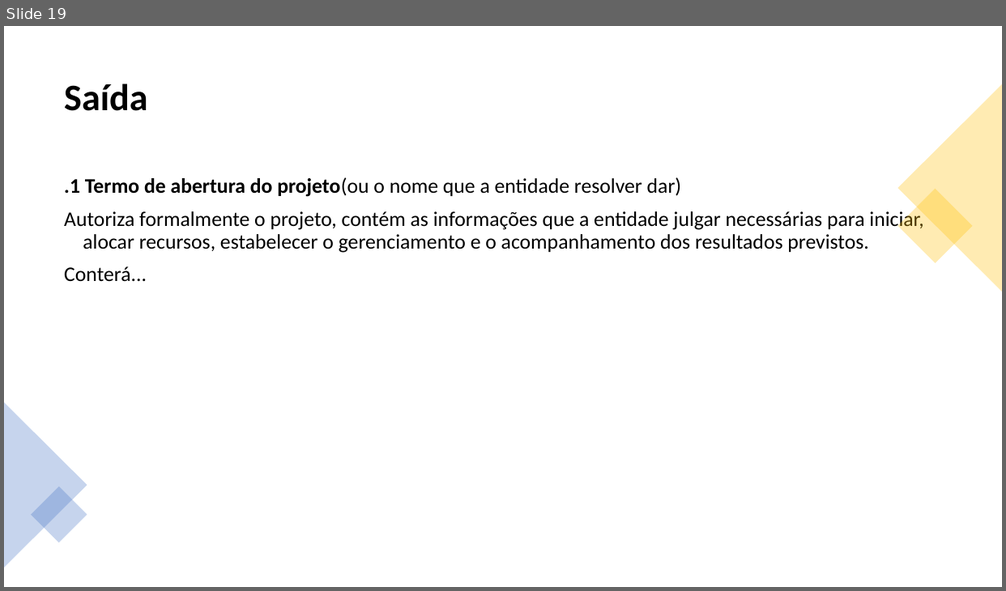
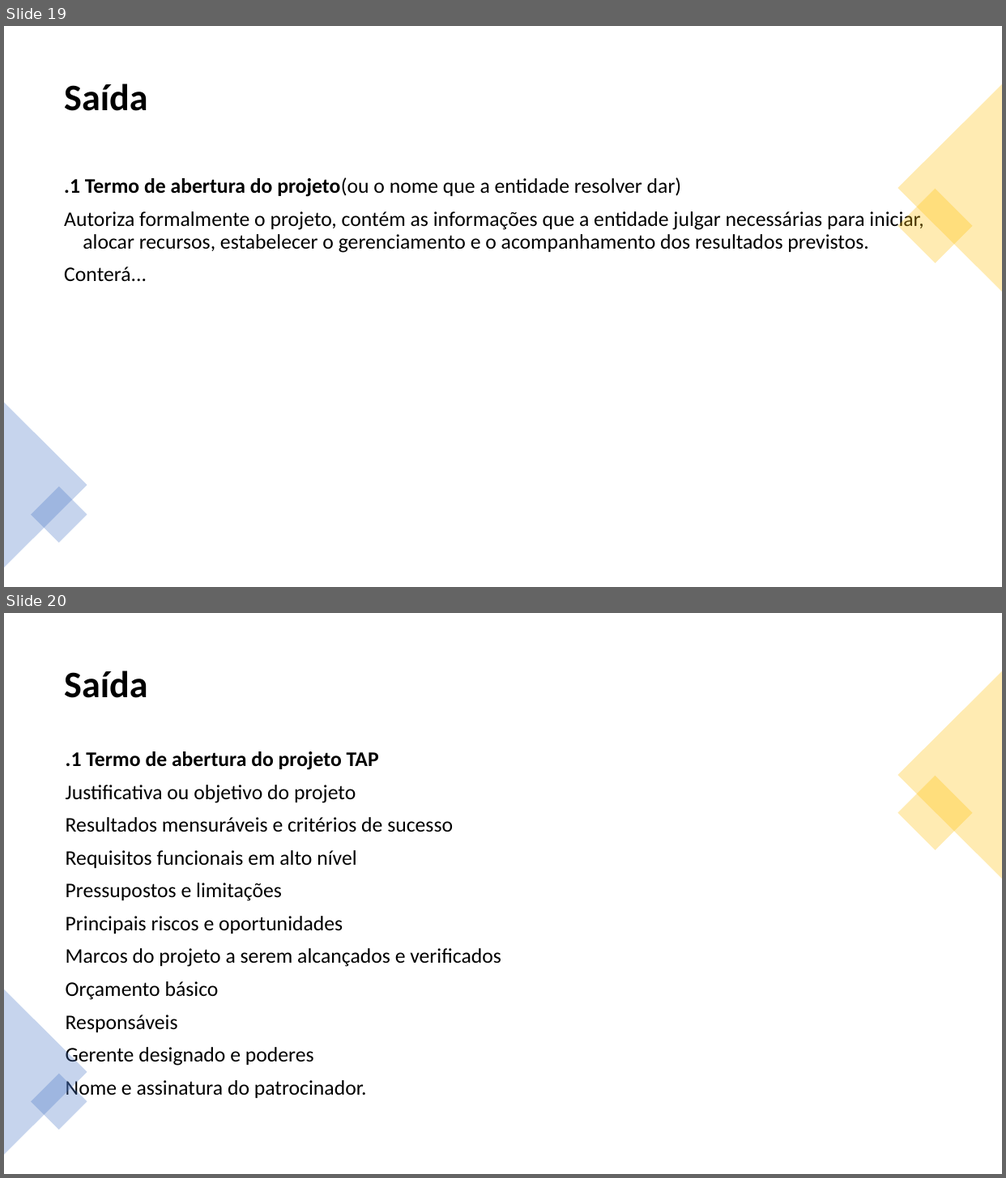
Before and after one commit to jharbes/ADMINISTRACAO-DE-REDES, a slide deck: RELATORIO PROVA P2/relatorio-pmbok-capitulo4-jharbes.pptx. Shown one above the other, each under a label of ours: slide 19 before the commit, slides 19 and 20 after it. The pictures are 1006x591 and 1006x1178 pixels, drawn with LibreOffice and Linux fonts; fonts in the diff are those of the drawing. Boxes give left, top, right and bottom in pixels: in the first picture for what was removed or moved away, otherwise in the second. Text is boxed around its words. In the diff, an @@ line names an element or a change of style, - is before the commit and + after.

```diff
--- a/RELATORIO PROVA P2/relatorio-pmbok-capitulo4-jharbes.pptx
+++ b/RELATORIO PROVA P2/relatorio-pmbok-capitulo4-jharbes.pptx
@@ slide 20 added at (x1=4, y1=613, x2=1002, y2=1174), background #FFFFFF @@
@@ title added at (x1=64, y1=671, x2=147, y2=698), 36 pt, text #000000, bold @@
+Saída
@@ triangle added at (x1=898, y1=671, x2=1002, y2=879), fill #FFC000 at 30% opacity @@
@@ text added at (x1=66, y1=752, x2=501, y2=1100), 20 pt, text #000000 @@
+.1 Termo de abertura do projeto TAP
+Justificativa ou objetivo do projeto
+Resultados mensuráveis e critérios de sucesso
+Requisitos funcionais em alto nível
+Pressupostos e limitações
+Principais riscos e oportunidades
+Marcos do projeto a serem alcançados e verificados
+Orçamento básico
+Responsáveis
+Gerente designado e poderes
+Nome e assinatura do patrocinador.
@@ rectangle added at (x1=898, y1=776, x2=974, y2=851), fill #FFC000 at 30% opacity @@
@@ triangle added at (x1=4, y1=990, x2=87, y2=1155), fill #4472C4 at 30% opacity @@
@@ rectangle added at (x1=31, y1=1073, x2=87, y2=1130), fill #4472C4 at 30% opacity @@
```
Also in this commit, not shown: 8 other slides added.
